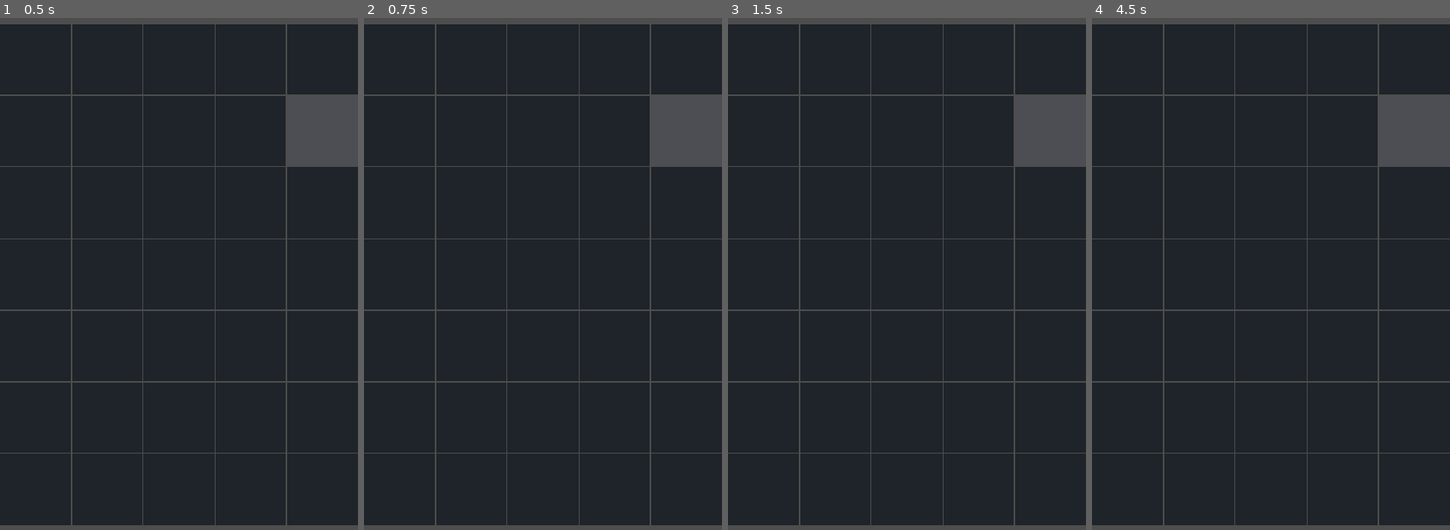
Above: before the commit, frames 1-4 (left to right).
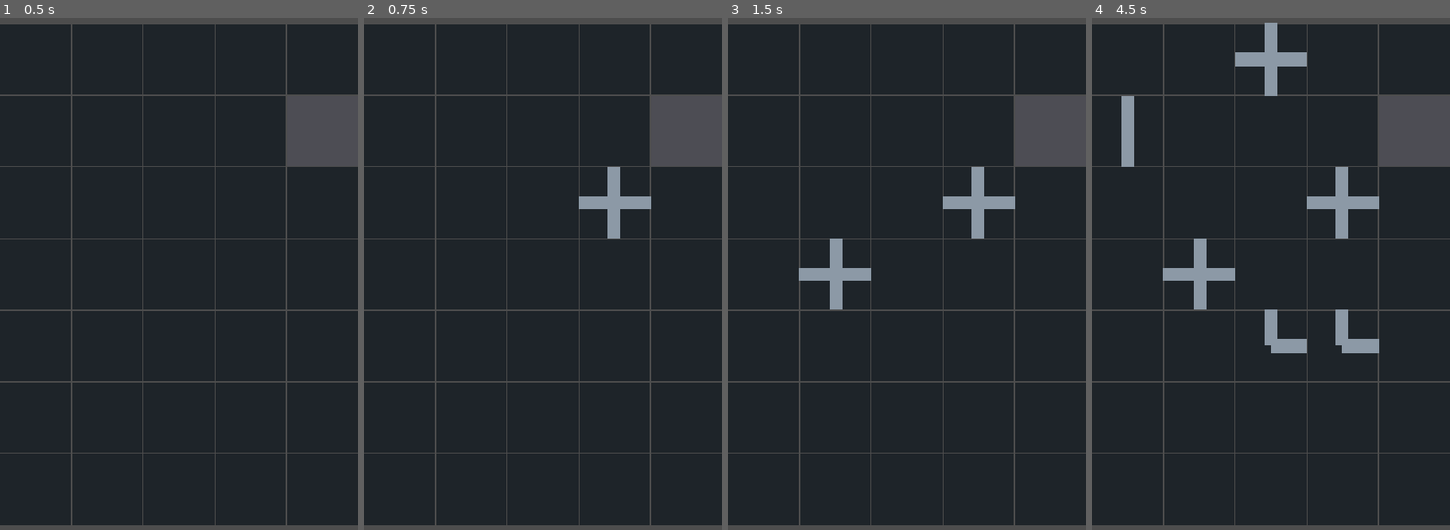
Above: after the commit, the same moments.

Repository: tokko/pipe-mania
Game: Godot game, scene res://scenes/main.tscn
Same seed, same stepped clock (60 frames per second), same inputs: the game is played once before the commit and once after it.
Inputs (mouse positions are in pixels of both pictures, inside the frame that each line leads up to):
- Up to frame 1 (0.5 s): no input
- Up to frame 2 (0.75 s): tap Enter at 0.5 s; move the mouse to (621, 202) at 0.52 s; hold Shift from 0.53 s (still down); click (621, 202) at 0.67 s
- Up to frame 3 (1.5 s): release Shift at 1.25 s; tap Space at 1.25 s; drag from (835, 268) to (889, 361) at 1.27 s
- Up to frame 4 (4.5 s): tap Enter at 2, 3.5 s; move the mouse to (1306, 94) at 2.02 s; tap Ctrl at 2.1 s; click (1306, 94) at 2.17 s; tap Space at 2.75, 4.25 s; drag from (1253, 361) to (1163, 140) at 2.77 s; move the mouse to (1378, 330) at 3.52 s; tap Alt at 3.6 s; click (1378, 330) at 3.67 s; drag from (1163, 140) to (1217, 74) at 4.27 s

Frame 1 is identical in both runs. In frame 2, 0.9% of the frame differs, in the area x 60-81%, y 29-44%; in frame 3, 1.8%; in frame 4, 4.3%, in the area x 8-81%, y 0-66%.

Commit message:
feat(S2.2): tap-to-place + invalid feedback + state_changed
- BoardView._unhandled_input maps tap -> grid_layout.pixel_to_cell -> cell_tapped (view emits;
  does not mutate the model). Touch-down highlight via _flash.
- Main.place_at (controller) does GameState.place(x,y,rotation); success -> notify_changed
  (refresh + state_changed); failure -> shake + Input.vibrate_handheld. cell_tapped wired in _start_game.
- scripted integration: PLACE_OK=true PIECE=3, PLACE_BAD=false (blocked), STATE_CHANGED_COUNT=1
  (only valid place emits). Fixed an untyped-inference parse error (typed cell).

Diff:
--- a/scripts/main.gd
+++ b/scripts/main.gd
@@ -1,7 +1,10 @@
 extends Node2D
-## Entry scene. Normal mode = playable board. Scripted mode (env PIPE_TEST set) loads a
-## deterministic fixture, prints observable state to stdout, and quits — the headless
+## Entry scene + controller. Normal mode = playable board. Scripted mode (env PIPE_TEST)
+## drives deterministic fixtures, prints observable state, and quits — the headless
 ## [integration] gate for the view (no _draw / rendering needed).
+##
+## Controller boundary: the VIEW (BoardView) only observes the model and emits input
+## signals; THIS node performs the model mutation (place) and asks the view to refresh.
 
 const Board = preload("res://scripts/model/board.gd")
 const BoardGen = preload("res://scripts/model/board_gen.gd")
@@ -13,6 +16,10 @@
 const VIEW := Vector2i(720, 1280)
 const MIN_CELL := 44
 const HUD_TOP := 160
+
+var _gs
+var _bv
+var _rotation := 0  # S2.4 wires the rotation toggle; default = fixed spawn orientation
 
 
 func _ready() -> void:
@@ -26,13 +33,29 @@
 func _start_game() -> void:
 	var c = Difficulty.config(0)
 	var b = BoardGen.generate(1, c.grid_w, c.grid_h, c.bombs, c.blocked)
-	var bv = BoardView.new()
-	add_child(bv)
-	bv.setup(GameState.new(b), VIEW, MIN_CELL, HUD_TOP)
+	_gs = GameState.new(b)
+	_bv = BoardView.new()
+	add_child(_bv)
+	_bv.setup(_gs, VIEW, MIN_CELL, HUD_TOP)
+	_bv.cell_tapped.connect(_on_cell_tapped)
 
 
-# Deterministic fixture: a 5-wide straight inlet->outlet line. Prints observables.
+func _on_cell_tapped(x: int, y: int) -> void:
+	place_at(x, y)
+
+
+# Controller: mutate the model (the view never does), then refresh or give invalid feedback.
+func place_at(x: int, y: int) -> bool:
+	if _gs.place(x, y, _rotation):
+		_bv.notify_changed()
+		return true
+	_bv.shake()
+	Input.vibrate_handheld(40)
+	return false
+
+
 func _run_scripted() -> void:
+	# --- S2.1: render-from-model check (5-wide straight line) ---
 	var b = Board.new(5, 1)
 	b.set_inlet(Vector2i(0, 0), PT.W)
 	b.set_outlet(Vector2i(4, 0), PT.E)
@@ -46,3 +69,20 @@
 	print("CELL_SIZE=", bv.cell_size())
 	print("DRY_ROUTE=", gs.dry_route_length())
 	print("SAMPLE_20=", gs.pipe_at(2, 0))
+
+	# --- S2.2: tap-to-place wiring (empty 3x3, all open) ---
+	var b2 = Board.new(3, 3)
+	b2.set_inlet(Vector2i(0, 1), PT.W)
+	b2.set_outlet(Vector2i(2, 1), PT.E)
+	_gs = GameState.new(b2)
+	_bv = BoardView.new()
+	add_child(_bv)
+	_bv.setup(_gs, VIEW, MIN_CELL, 0)
+	var changes := [0]
+	_bv.state_changed.connect(func() -> void: changes[0] += 1)
+	var ok := place_at(1, 1)  # valid open cell
+	b2.set_cell(2, 2, PT.Cell.BLOCKED)
+	var bad := place_at(2, 2)  # invalid (blocked)
+	print("PLACE_OK=", ok, " PIECE=", _gs.pipe_at(1, 1))
+	print("PLACE_BAD=", bad)
+	print("STATE_CHANGED_COUNT=", changes[0])
--- a/scripts/view/board_view.gd
+++ b/scripts/view/board_view.gd
@@ -44,3 +44,38 @@
 
 func tile_count() -> int:
 	return _tiles.size()
+
+
+# Tap -> board cell -> cell_tapped signal (the controller, Main, does the actual place()).
+func _unhandled_input(event: InputEvent) -> void:
+	var pos := Vector2.ZERO
+	if event is InputEventScreenTouch and event.pressed:
+		pos = event.position
+	elif event is InputEventMouseButton and event.pressed and event.button_index == MOUSE_BUTTON_LEFT:
+		pos = event.position
+	else:
+		return
+	var cell: Vector2i = layout.pixel_to_cell(to_local(pos))
+	if gs.board.in_bounds(cell.x, cell.y):
+		_flash(cell.x, cell.y)  # touch-down highlight
+		cell_tapped.emit(cell.x, cell.y)
+
+
+# Re-render from the model and notify listeners (HUD binds in S2.3).
+func notify_changed() -> void:
+	refresh()
+	state_changed.emit()
+
+
+# Invalid-tap feedback: a quick horizontal shake (haptic buzz is the controller's job).
+func shake() -> void:
+	var base := position
+	var tw := create_tween()
+	tw.tween_property(self, "position", base + Vector2(8, 0), 0.04)
+	tw.tween_property(self, "position", base, 0.08)
+
+
+func _flash(x: int, y: int) -> void:
+	var w: int = gs.board.width
+	_tiles[y * w + x].refresh(
+		gs.board.cell_at(x, y), gs.pipe_at(x, y), gs.pipe_rot_at(x, y), gs.is_wet(x, y), true)
Not shown, changed: docs/HANDOFF.md
